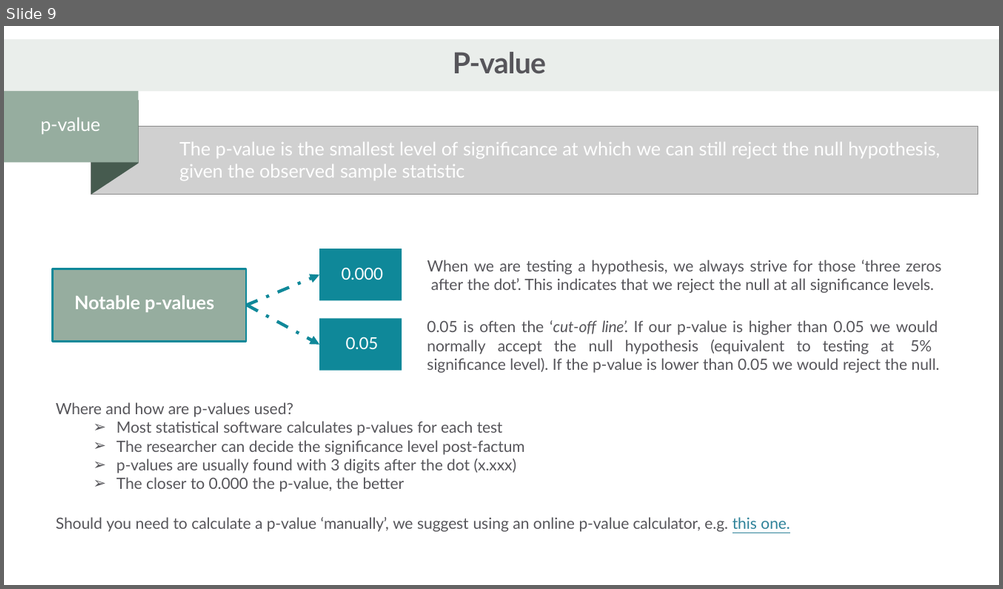
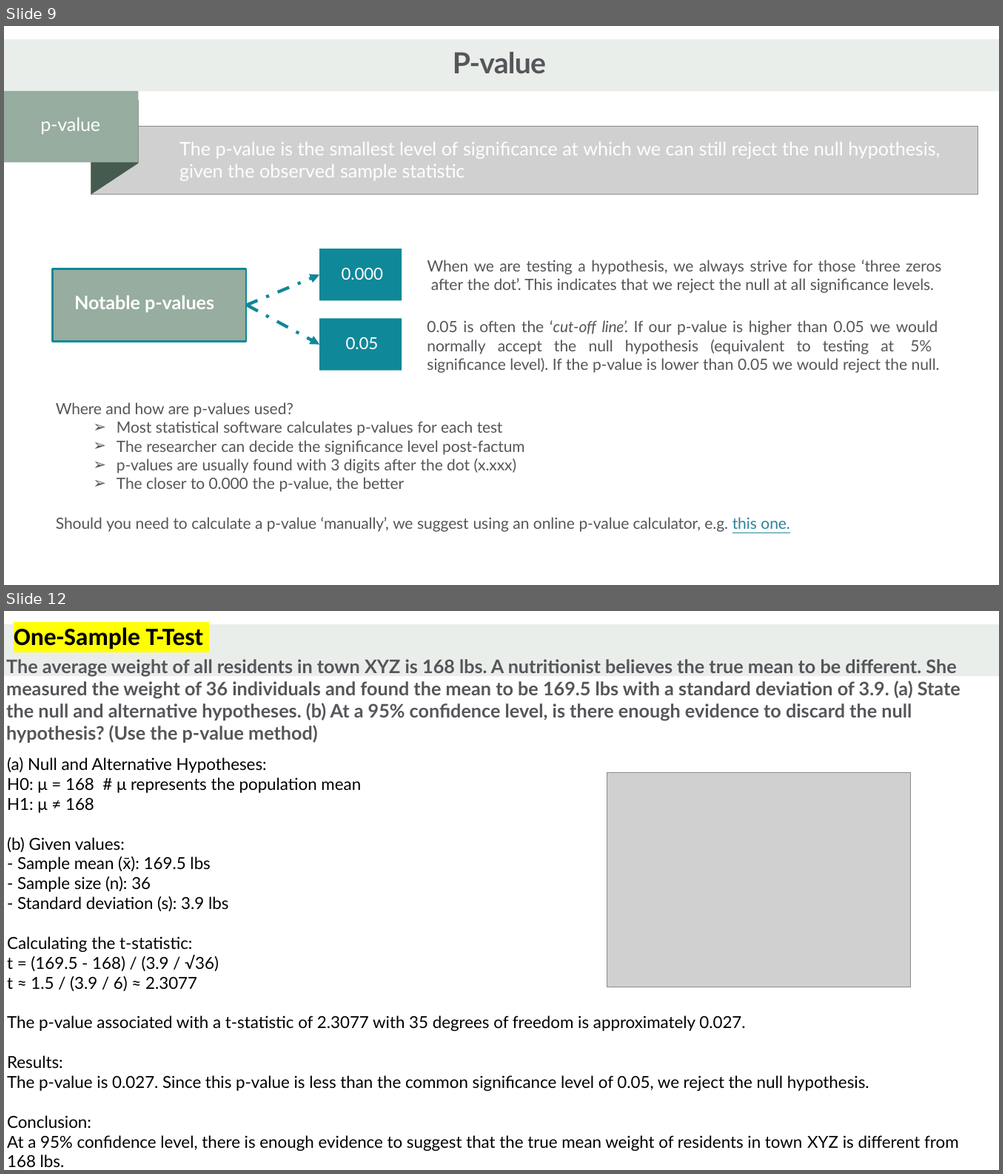
Before and after one commit to Hari-810/ML_DL, a slide deck: EDA/hypothesis_testing.pptx. Shown one above the other, each under a label of ours: slide 9 before the commit, slides 9 and 12 after it; the slides between them are not shown. The pictures are 1003x589 and 1003x1174 pixels, drawn with LibreOffice and Linux fonts; fonts in the diff are those of the drawing; grey boxes stand for pictures. Boxes give left, top, right and bottom in pixels: in the first picture for what was removed or moved away, otherwise in the second. Text is boxed around its words. In the diff, an @@ line names an element or a change of style, - is before the commit and + after.

Commit message:
hypothesis updated

```diff
--- a/EDA/hypothesis_testing.pptx
+++ b/EDA/hypothesis_testing.pptx
@@ slide 12 added at bbox=[4, 611, 999, 1170], background #FFFFFF @@
@@ freeform shape added at bbox=[4, 624, 999, 677], fill #EAEEEB @@
@@ text added at bbox=[14, 627, 204, 649], 24 pt, text #000000, bold @@
+One-Sample T-Test
@@ title added at bbox=[6, 659, 960, 721], 18 pt, text #56555A, bold @@
+The average weight of all residents in town XYZ is 168 lbs. A nutritionist believes the true mean to be different. She measured the weight of 36 individuals and found the mean to be 169.5 lbs with a standard deviation of 3.9. (a) State the null and alternative hypotheses. (b) At a 95% confidence level, is there enough evidence to discard the null hypothesis? (Use the p-value method)
@@ subtitle added at bbox=[7, 758, 959, 1167], 16 pt, text #000000 @@
+(a) Null and Alternative Hypotheses:
+H0: μ = 168 # μ represents the population mean
+H1: μ ≠ 168
+(b) Given values:
+- Sample mean (x̄): 169.5 lbs
+- Sample size (n): 36
+- Standard deviation (s): 3.9 lbs
+Calculating the t-statistic:
+t = (169.5 - 168) / (3.9 / √36)
+t ≈ 1.5 / (3.9 / 6) ≈ 2.3077
+The p-value associated with a t-statistic of 2.3077 with 35 degrees of freedom is approximately 0.027.
+Results:
+The p-value is 0.027. Since this p-value is less than the common significance level of 0.05, we reject the null hypothesis.
+Conclusion:
+At a 95% confidence level, there is enough evidence to suggest that the true mean weight of residents in town XYZ is different from 168 lbs.
@@ picture added at bbox=[607, 773, 910, 988] @@
```
Also in this commit, not shown: 4 slides changed, 5 other slides added, 7 other files.
